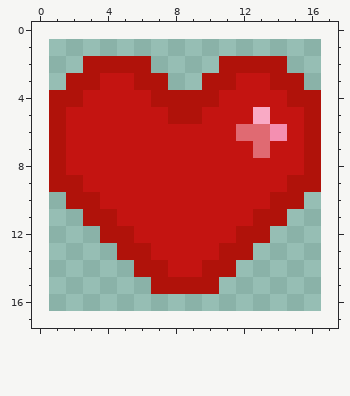
Pixel-art sprite, stored at assets/sprites/Heart.png. This is how it looked before the edit.
The file is 16x16 pixels. The old version is drawn lined up with the new one, on the new canvas.
And afterwards:
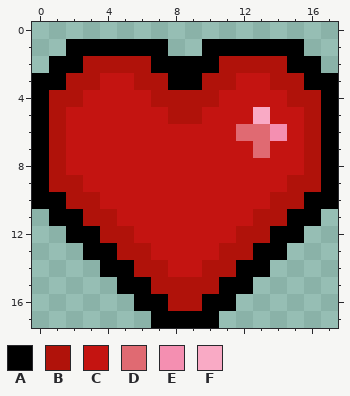
Palette (. is transparent): A #000000  B #b0120a  C #c41411  D #e06a72  E #f48fb1  F #f9aac5
Changes in this commit:
canvas 16x16 -> 18x18, the old top-left corner now at 1,1
y 1: x 2..7 ...... -> AAAAAA; x 10..15 ...... -> AAAAAA
y 2: x 1..2 .. -> AA; x 7..10 .... -> AAAA; x 15..16 .. -> AA
y 3: x 0..1 .. -> AA; x 8..9 .. -> AA; x 16..17 .. -> AA
y 4..9: x 0 . -> A; x 17 . -> A
y 10: x 0..1 .. -> AA; x 16..17 .. -> AA
y 11: x 1..2 .. -> AA; x 15..16 .. -> AA
y 12: x 2..3 .. -> AA; x 14..15 .. -> AA
y 13: x 3..4 .. -> AA; x 13..14 .. -> AA
y 14: x 4..5 .. -> AA; x 12..13 .. -> AA
y 15: x 5..6 .. -> AA; x 11..12 .. -> AA
y 16: x 6..11 ...... -> AABBAA
y 17: x 7..10 .... -> AAAA
